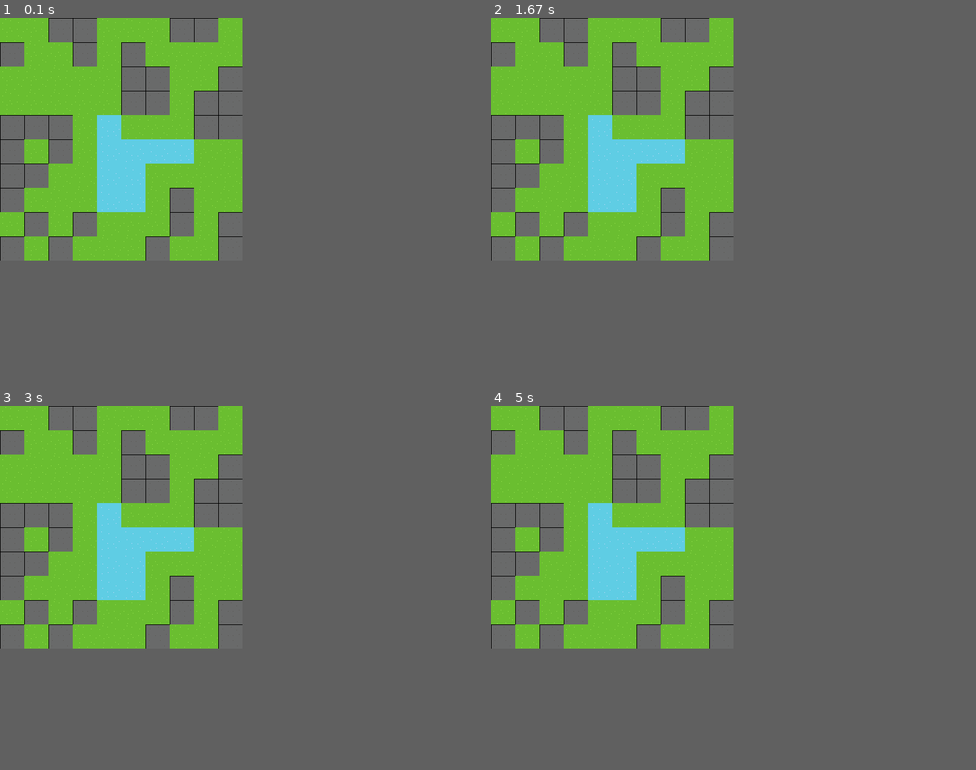
Above: before the commit, frames 1-4 (two rows, left to right).
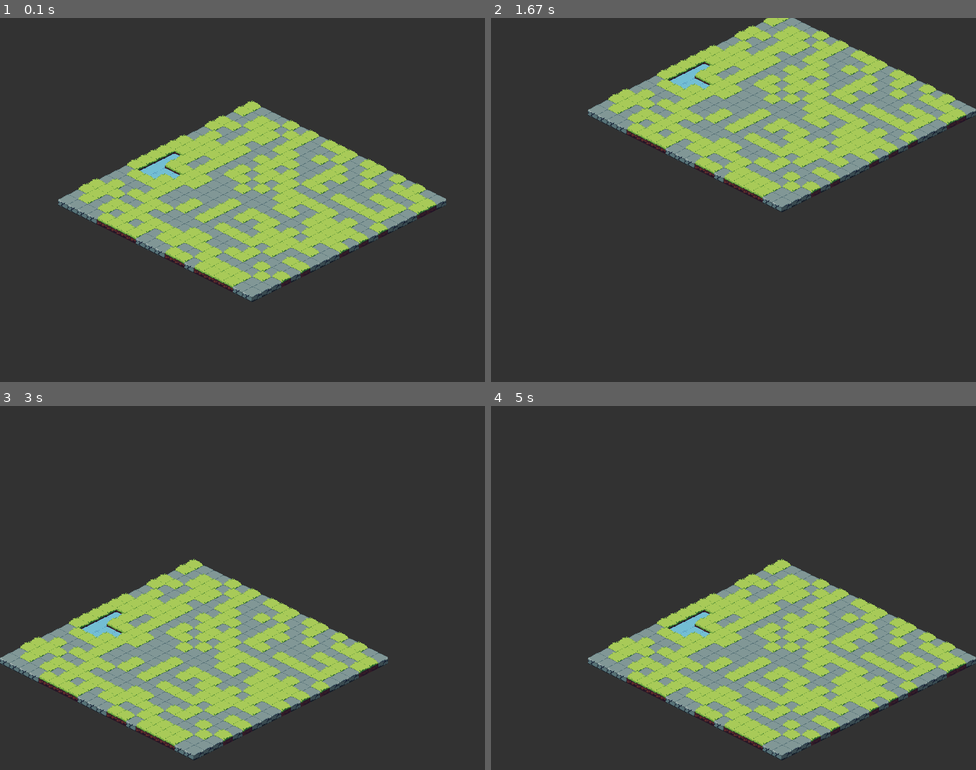
Above: after the commit, the same moments.

Repository: MylesTym/Wave-collapse
Game: pygame game, started from main.py
Two runs of this game, one before a commit and one after it. Both use one fixed random seed, a clock stepped at 60 frames per second and the inputs below.
Inputs:
- Up to frame 1 (0.1 s): no input
- Up to frame 2 (1.67 s): hold A 0.33-0.8 s; hold Right 0.33-0.8 s; hold W from 1.33 s (still down)
- Up to frame 3 (3 s): release W at 1.8 s; hold A 2.33-2.87 s; hold Down from 2.9 s (still down)
- Up to frame 4 (5 s): release Down at 3.2 s; hold Up 3.67-4.03 s; hold D 4.07-4.7 s; hold Down from 4.73 s (still down)
In our replay, the window is 400x400 before the commit and 800x600 after it. These sizes can differ from the game's own. Grey fills any space a smaller window leaves; there, only what the larger window draws over its background counts as a difference.

The runs differ from the first frame. In frame 1, 46% of the frame differs, in the area x 0-92%, y 0-78%; in frame 2, 49%; in frame 3, 49%; in frame 4, 53%, in the area x 0-100%, y 0-98%.

Commit message:
Updated assets

Diff:
--- a/core/tiles.py
+++ b/core/tiles.py
@@ -7,20 +7,20 @@
         "sprite": "assets/tiles/grass.png",
         "color": "green",
         "rules": {
-            "up": {"grass", "road"},
-            "down": {"grass", "road"},
-            "left": {"grass", "road"},
-            "right": {"grass", "road"}
+            "up": {"grass", "stone"},
+            "down": {"grass", "stone"},
+            "left": {"grass", "stone"},
+            "right": {"grass", "stone"}
         }
     },
-    "road": {
-        "sprite": "assets/tiles/road.png",
+    "stone": {
+        "sprite": "assets/tiles/stone.png",
         "color": "gray",
         "rules": {
-            "up": {"road", "grass"},
-            "down": {"road", "grass"},
-            "left": {"road", "grass"},
-            "right": {"road", "grass"}
+            "up": {"stone", "grass"},
+            "down": {"stone", "grass"},
+            "left": {"stone", "grass"},
+            "right": {"stone", "grass"}
         }
     },
     "water": {
@@ -33,14 +33,14 @@
             "right": {"water", "grass"}
         }
     },
-    "wall": {
-        "sprite": "assets/tiles/wall.png",
+    "dirt": {
+        "sprite": "assets/tiles/dirt.png",
         "color": "black",
         "rules": {
-            "up": {"wall", "road", "grass"},
-            "down": {"wall", "grass"},
-            "left": {"Wall", "grass"},
-            "right": {"wall", "grass"}
+            "up": {"dirt", "stone", "grass"},
+            "down": {"dirt", "grass"},
+            "left": {"dirt", "grass"},
+            "right": {"dirt", "grass"}
         }
     }
 }
--- a/main.py
+++ b/main.py
@@ -4,7 +4,7 @@
 import matplotlib.pyplot as plt
 
 def main():
-    width, height = 10, 10
+    width, height = 20, 20
     tile_names = list(TILES.keys())
     grid = create_grid(width, height, tile_names)  # pass tile_names, not TILES
 
--- a/render/pygame_render.py
+++ b/render/pygame_render.py
@@ -1,52 +1,173 @@
 import pygame
 from core.tiles import TILES
 
-TILE_SIZE = 40  # size of each tile in pixels
+# Isometric tile dimensions
+TILE_WIDTH = 32       # Base tile width
+TILE_HEIGHT = 16      # Base tile height (typically half of width for isometric)
+TILE_SPRITE_HEIGHT = 32  # Actual sprite height (may be taller for 3D effect)
+CAMERA_SPEED = 5      # pixels per frame when moving camera
+
+def grid_to_screen(grid_x, grid_y, tile_width=TILE_WIDTH, tile_height=TILE_HEIGHT, offset_x=0, offset_y=0):
+    """Convert grid coordinates to isometric screen coordinates with camera offset"""
+    screen_x = (grid_x - grid_y) * (tile_width // 2) + offset_x
+    screen_y = (grid_x + grid_y) * (tile_height // 2) + offset_y
+    return screen_x, screen_y
+
+def screen_to_grid(screen_x, screen_y, tile_width=TILE_WIDTH, tile_height=TILE_HEIGHT, offset_x=0, offset_y=0):
+    """Convert screen coordinates back to grid coordinates"""
+    adjusted_x = screen_x - offset_x
+    adjusted_y = screen_y - offset_y
+    grid_x = (adjusted_x / (tile_width // 2) + adjusted_y / (tile_height // 2)) / 2
+    grid_y = (adjusted_y / (tile_height // 2) - adjusted_x / (tile_width // 2)) / 2
+    return int(grid_x), int(grid_y)
+
+def calculate_camera_offset(grid_width, grid_height, screen_width, screen_height):
+    """Calculate camera offset and bounds for the isometric grid"""
+    # Calculate the bounds of the isometric grid
+    min_x = -(grid_height - 1) * (TILE_WIDTH // 2)
+    max_x = (grid_width - 1) * (TILE_WIDTH // 2)
+    min_y = 0
+    max_y = (grid_width + grid_height - 2) * (TILE_HEIGHT // 2)
+
+    # Calculate grid dimensions
+    grid_pixel_width = max_x - min_x
+    grid_pixel_height = max_y - min_y
+
+    # Center the grid (default position)
+    default_offset_x = (screen_width - grid_pixel_width) // 2 - min_x
+    default_offset_y = (screen_height - grid_pixel_height) // 2
+
+    # Calculate camera bounds (how far camera can move)
+    max_offset_x = -min_x  # Leftmost position
+    min_offset_x = screen_width - max_x - TILE_WIDTH  # Rightmost position
+    max_offset_y = 0  # Topmost position
+    min_offset_y = screen_height - max_y - TILE_SPRITE_HEIGHT  # Bottommost position
+
+    return default_offset_x, default_offset_y, min_offset_x, max_offset_x, min_offset_y, max_offset_y
+
+def handle_camera_movement(keys, camera_x, camera_y, min_x, max_x, min_y, max_y):
+    """Handle camera movement with bounds checking"""
+    new_camera_x = camera_x
+    new_camera_y = camera_y
+
+    if keys[pygame.K_LEFT] or keys[pygame.K_a]:
+        new_camera_x = min(camera_x + CAMERA_SPEED, max_x)
+    if keys[pygame.K_RIGHT] or keys[pygame.K_d]:
+        new_camera_x = max(camera_x - CAMERA_SPEED, min_x)
+    if keys[pygame.K_UP] or keys[pygame.K_w]:
+        new_camera_y = min(camera_y + CAMERA_SPEED, max_y)
+    if keys[pygame.K_DOWN] or keys[pygame.K_s]:
+        new_camera_y = max(camera_y - CAMERA_SPEED, min_y)
+
+    return new_camera_x, new_camera_y
+
+def get_render_order(grid):
+    """Get tiles in proper rendering order (back to front) for isometric view"""
+    height, width = len(grid), len(grid[0])
+    tiles = []
+
+    # Collect all tile positions
+    for y in range(height):
+        for x in range(width):
+            tiles.append((x, y))
+
+    # Sort by render priority: back tiles first (smaller x+y values)
+    # Then by y coordinate to handle ties properly
+    tiles.sort(key=lambda pos: (pos[0] + pos[1], pos[1]))
+
+    return tiles
+
+def load_isometric_tiles():
+    """Load and properly scale isometric tile sprites"""
+    TILE_IMAGES = {}
+
+    for tile_name, tile_info in TILES.items():
+        try:
+            # Load original image
+            original_image = pygame.image.load(tile_info["sprite"]).convert_alpha()
+
+            # Scale to proper isometric dimensions
+            # Width stays same, but we preserve aspect ratio for height
+            scaled_image = pygame.transform.scale(original_image, (TILE_WIDTH, TILE_SPRITE_HEIGHT))
+
+            TILE_IMAGES[tile_name] = scaled_image
+
+        except pygame.error as e:
+            print(f"Failed to load image for tile '{tile_name}': {e}")
+            # Create a fallback diamond-shaped tile
+            fallback_surface = pygame.Surface((TILE_WIDTH, TILE_SPRITE_HEIGHT), pygame.SRCALPHA)
+
+            # Draw a simple diamond shape as fallback
+            diamond_points = [
+                (TILE_WIDTH // 2, 0),                    # Top
+                (TILE_WIDTH - 1, TILE_HEIGHT),          # Right
+                (TILE_WIDTH // 2, TILE_SPRITE_HEIGHT - 1), # Bottom
+                (0, TILE_HEIGHT)                         # Left
+            ]
+
+            # Use tile color from TILES definition
+            color = pygame.Color(tile_info.get("color", "gray"))
+            pygame.draw.polygon(fallback_surface, color, diamond_points)
+
+            TILE_IMAGES[tile_name] = fallback_surface
+
+    return TILE_IMAGES
 
 def render(grid):
     pygame.init()
 
     width, height = len(grid[0]), len(grid)
+    screen_width, screen_height = 800, 600  # Fixed screen size
+    screen = pygame.display.set_mode((screen_width, screen_height))
+    pygame.display.set_caption("Wave Function Collapse - Isometric Render")
 
-    screen = pygame.display.set_mode((width * TILE_SIZE, height * TILE_SIZE))
-    pygame.display.set_caption("Wave Function Collapse - Pygame Render")
+    # Initialize camera
+    default_x, default_y, min_x, max_x, min_y, max_y = calculate_camera_offset(
+        width, height, screen_width, screen_height
+    )
+    camera_offset_x, camera_offset_y = default_x, default_y
 
-    # Preload tile images and scale them
-    TILE_IMAGES = {}
-    for tile_name, tile_info in TILES.items():
-        try:
-            image = pygame.image.load(tile_info["sprite"]).convert_alpha()
-            image = pygame.transform.scale(image, (TILE_SIZE, TILE_SIZE))
-            TILE_IMAGES[tile_name] = image
-        except pygame.error as e:
-            print(f"Failed to load image for tile '{tile_name}': {e}")
-            TILE_IMAGES[tile_name] = None
+    # Load isometric tile images
+    TILE_IMAGES = load_isometric_tiles()
 
     clock = pygame.time.Clock()
     running = True
 
     while running:
+        keys = pygame.key.get_pressed()  # Get current key states
+
         for event in pygame.event.get():
             if event.type == pygame.QUIT:
                 running = False
 
+        # Handle camera movement
+        camera_offset_x, camera_offset_y = handle_camera_movement(
+            keys, camera_offset_x, camera_offset_y, min_x, max_x, min_y, max_y
+        )
+
         screen.fill((50, 50, 50))  # background color
 
-        for y in range(height):
-            for x in range(width):
-                cell = grid[y][x]
-                rect = pygame.Rect(x * TILE_SIZE, y * TILE_SIZE, TILE_SIZE, TILE_SIZE)
-                if cell.collapsed:
-                    tile_name = cell.options[0]
-                    image = TILE_IMAGES.get(tile_name)
-                    if image:
-                        screen.blit(image, rect)
-                    else:
-                        # fallback: draw magenta rect if image missing
-                        pygame.draw.rect(screen, (255, 0, 255), rect)
+        # Get tiles in proper rendering order (back to front)
+        render_order = get_render_order(grid)
+
+        for x, y in render_order:
+            cell = grid[y][x]
+            screen_x, screen_y = grid_to_screen(x, y, offset_x=camera_offset_x, offset_y=camera_offset_y)
+            # Adjust Y position for taller sprites (centers the base of the tile)
+            adjusted_y = screen_y - (TILE_SPRITE_HEIGHT - TILE_HEIGHT)
+            rect = pygame.Rect(screen_x, adjusted_y, TILE_WIDTH, TILE_SPRITE_HEIGHT)
+
+            if cell.collapsed:
+                tile_name = cell.options[0]
+                image = TILE_IMAGES.get(tile_name)
+                if image:
+                    screen.blit(image, rect)
                 else:
-                    # uncollapsed cell: gray rectangle
-                    pygame.draw.rect(screen, (100, 100, 100), rect)
+                    # fallback: draw magenta rect if image missing
+                    pygame.draw.rect(screen, (255, 0, 255), rect)
+            else:
+                # uncollapsed cell: gray rectangle
+                pygame.draw.rect(screen, (100, 100, 100), rect)
 
         pygame.display.flip()
         clock.tick(30)  # limit to 30 FPS
Binary file removed: assets/basic_package.png
Binary file added: assets/tiles/dirt.png
Binary file changed: assets/tiles/grass.png
Binary file removed: assets/tiles/road.png
Binary file added: assets/tiles/stone.png
Binary file removed: assets/tiles/tile_3.png
Binary file removed: assets/tiles/tile_4.png
Binary file removed: assets/tiles/tile_5.png
Binary file removed: assets/tiles/tile_6.png
Binary file removed: assets/tiles/tile_8.png
Binary file removed: assets/tiles/wall.png
Binary file changed: assets/tiles/water.png
(and 1 more such lines)
